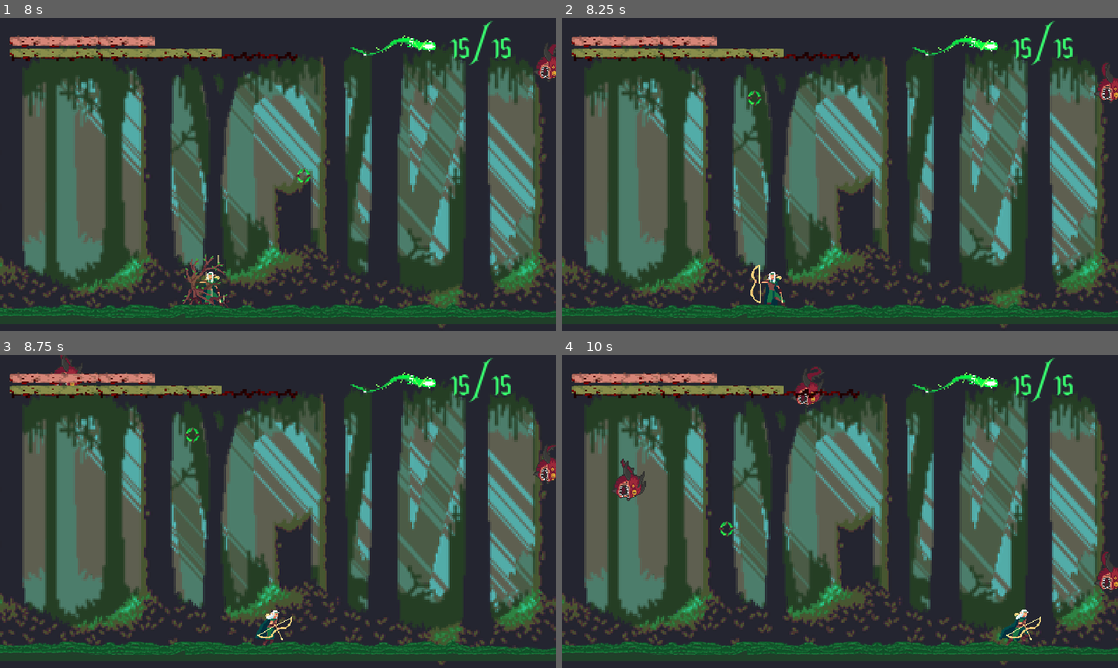
Above: before the commit, frames 1-4 (two rows, left to right).
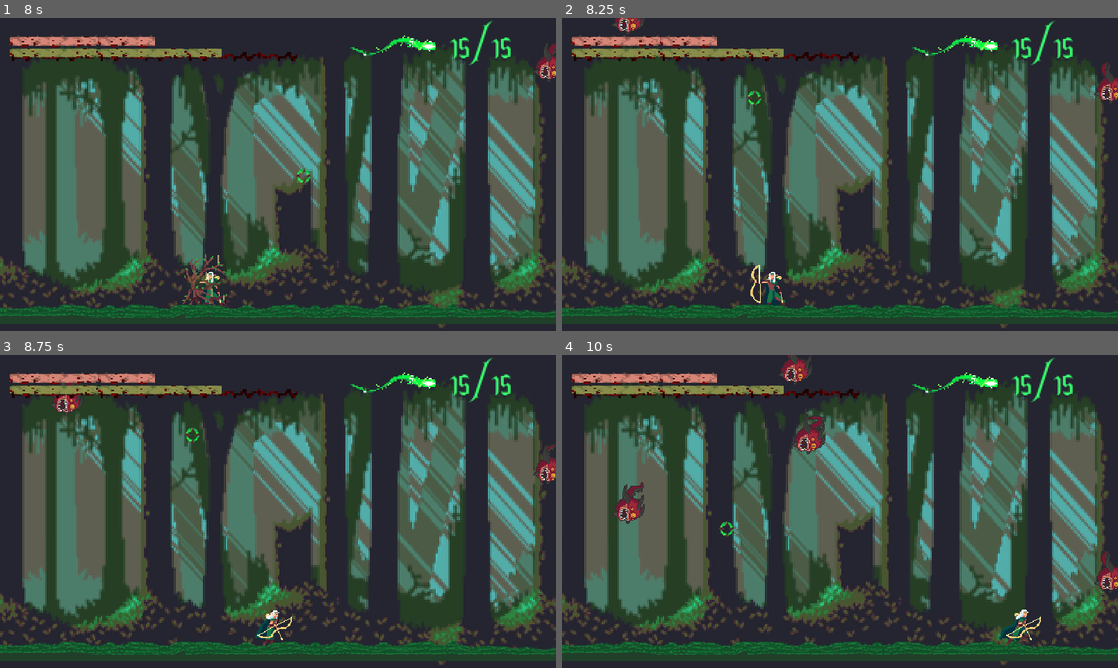
Above: after the commit, the same moments.

Repository: dcrespo3d/GGJ2023
Game: Godot game, scene res://InitialScene.tscn
The game is run twice, just before and just after one commit, with the same random seed, the same clock (stepped at 60 frames per second) and the same inputs.
Inputs (mouse positions are in pixels of both pictures, inside the frame that each line leads up to):
- Up to frame 1 (8 s): click (283, 174) at 0.5 s; click (278, 174) at 1.25 s; tap Enter at 2 s; move the mouse to (400, 158) at 2.02 s; hold Right (ui_right) 2.03-2.78 s; tap Shift (dash_key) at 2.1, 2.85, 3.8, 4.55, 5.1, 5.85, 7.55 s; move the mouse to (166, 190) at 2.77 s; hold Left (ui_left) 2.78-3.53 s; move the mouse to (333, 105) at 3.52 s; hold Right (ui_right) 3.53-4.28 s; hold Space (heal_key) 3.53-4.28 s; move the mouse to (250, 237) at 4.27 s; hold Up (ui_up) 4.28-5.03 s; click (250, 237) at 4.35 s; tap Space (heal_key) at 5 s; move the mouse to (444, 221) at 5.02 s; hold Left (ui_left) 5.03-6.5 s; tap Escape (pause) at 5.65 s; move the mouse to (111, 127) at 5.77 s; click (283, 124) at 6.52 s; move the mouse to (305, 174) at 7.27 s; hold Left (ui_left) from 7.28 s (still down); hold Space (heal_key) from 7.28 s (still down)
- Up to frame 2 (8.25 s): move the mouse to (756, 96) at 8.02 s; release Left (ui_left) at 8.03 s; release Space (heal_key) at 8.03 s; hold Right (ui_right) from 8.03 s (still down); click (756, 96) at 8.1 s
- Up to frame 3 (8.75 s): keep holding Right (ui_right); tap Shift (dash_key) at 8.3 s
- Up to frame 4 (10 s): move the mouse to (962, 495) at 8.77 s; release Right (ui_right) at 8.78 s; hold Up (ui_up) 8.78-9.53 s; tap Shift (dash_key) at 8.85, 9.6 s; move the mouse to (728, 527) at 9.52 s; hold Right (ui_right) from 9.53 s (still down)

Frame 1 is identical in both runs. In frame 2, 0.1% of the frame differs, in the area x 9-15%, y 0-6%; in frame 3, 0.3%; in frame 4, 1.6%, in the area x 9-48%, y 0-54%.

Commit message:
Adjustments

Diff:
--- a/EscenaMain.gd
+++ b/EscenaMain.gd
@@ -138,11 +138,8 @@
 
 
 func _inicioRonda():
-	if primeraRonda == true:
-		primeraRonda = false
-	else:
-		rondas += 1
-		rondasPuntos += 0.25
+	rondas += 1
+	rondasPuntos += 0.25
 
 
 	bichosronda = bichosIniciales + incrementoBichosPorRonda * (rondas-1)
--- a/project.godot
+++ b/project.godot
@@ -59,11 +59,6 @@
 , Object(InputEventJoypadMotion,"resource_local_to_scene":false,"resource_name":"","device":0,"axis":1,"axis_value":1.0,"script":null)
  ]
 }
-dash_key={
-"deadzone": 0.5,
-"events": [ Object(InputEventKey,"resource_local_to_scene":false,"resource_name":"","device":0,"alt":false,"shift":false,"control":false,"meta":false,"command":false,"pressed":false,"scancode":16777237,"physical_scancode":0,"unicode":0,"echo":false,"script":null)
- ]
-}
 shoot={
 "deadzone": 0.5,
 "events": [ Object(InputEventMouseButton,"resource_local_to_scene":false,"resource_name":"","device":0,"alt":false,"shi …(212 unchanged characters)…
@@ -94,20 +89,25 @@
 "events": [ Object(InputEventKey,"resource_local_to_scene":false,"resource_name":"","device":0,"alt":false,"shift":false,"control":false,"meta":false,"command":false,"pressed":false,"scancode":53,"physical_scancode":0,"unicode":0,"echo":false,"script":null)
  ]
 }
+dash_key={
+"deadzone": 0.5,
+"events": [ Object(InputEventKey,"resource_local_to_scene":false,"resource_name":"","device":0,"alt":false,"shift":false,"control":false,"meta":false,"command":false,"pressed":false,"scancode":16777237,"physical_scancode":0,"unicode":0,"echo":false,"script":null)
+ ]
+}
 debug6={
 "deadzone": 0.5,
 "events": [ Object(InputEventKey,"resource_local_to_scene":false,"resource_name":"","device":0,"alt":false,"shift":false,"control":false,"meta":false,"command":false,"pressed":false,"scancode":54,"physical_scancode":0,"unicode":0,"echo":false,"script":null)
- ]
-}
-pause={
-"deadzone": 0.5,
-"events": [ Object(InputEventKey,"resource_local_to_scene":false,"resource_name":"","device":0,"alt":false,"shift":false,"control":false,"meta":false,"command":false,"pressed":false,"scancode":16777217,"physical_scancode":0,"unicode":0,"echo":false,"script":null)
  ]
 }
 heal_key={
 "deadzone": 0.5,
 "events": [ Object(InputEventKey,"resource_local_to_scene":false,"resource_name":"","device":0,"alt":false,"shift":false,"control":false,"meta":false,"command":false,"pressed":false,"scancode":32,"physical_scancode":0,"unicode":0,"echo":false,"script":null)
 , Object(InputEventJoypadButton,"resource_local_to_scene":false,"resource_name":"","device":0,"button_index":1,"pressure":0.0,"pressed":false,"script":null)
+ ]
+}
+pause={
+"deadzone": 0.5,
+"events": [ Object(InputEventKey,"resource_local_to_scene":false,"resource_name":"","device":0,"alt":false,"shift":false,"control":false,"meta":false,"command":false,"pressed":false,"scancode":16777217,"physical_scancode":0,"unicode":0,"echo":false,"script":null)
  ]
 }
 look_left={
